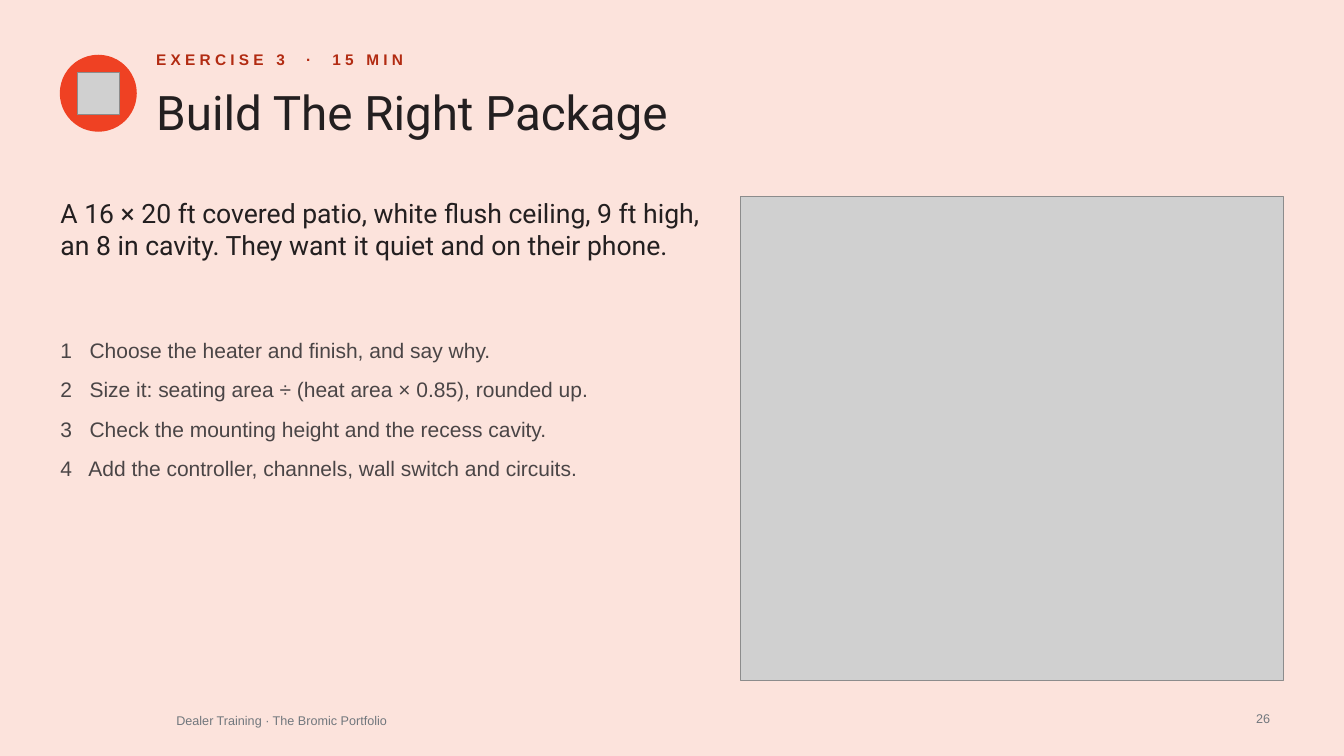
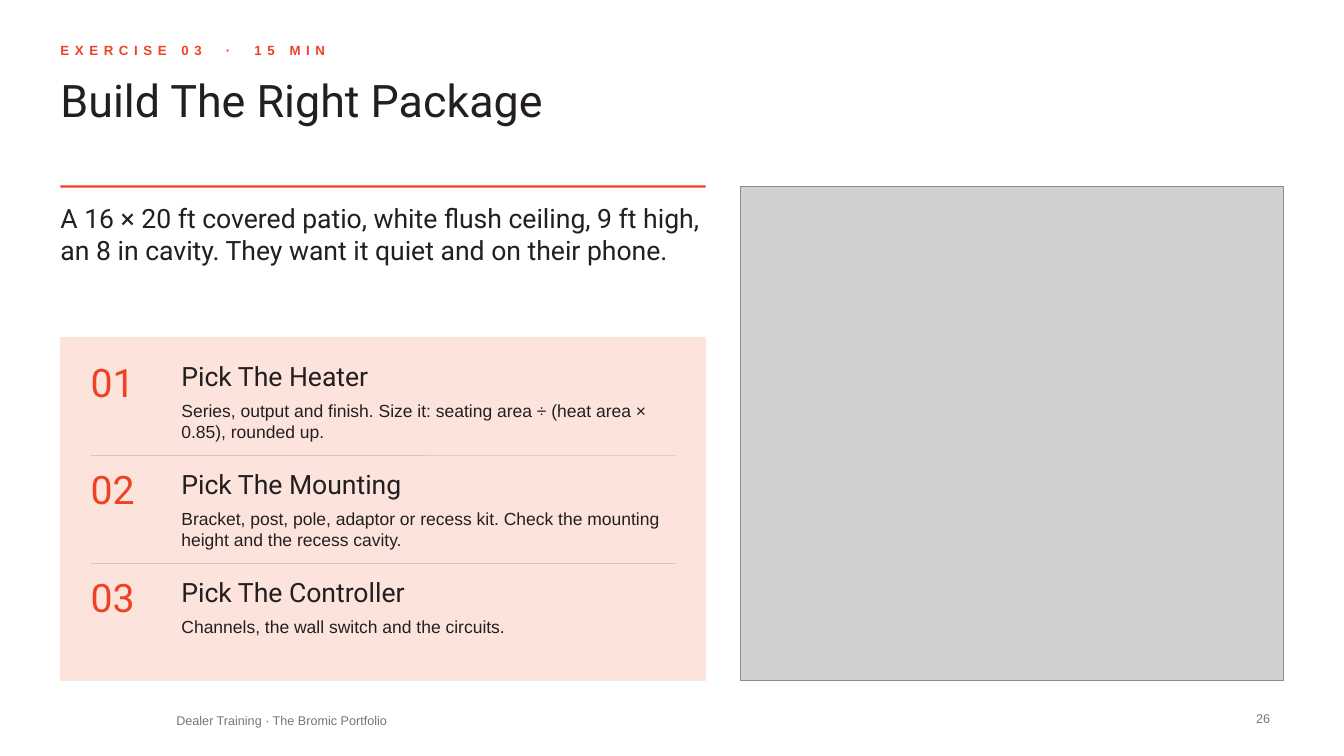
Before and after one commit to aayuvis/Bromic_Marketing, a slide deck: slide 26 of decks/training/out/Bromic-Dealer-Bromic-Portfolio.pptx. Drawn at 1344x756 pixels with LibreOffice and Linux fonts; fonts in the diff are those of the drawing; grey boxes stand for pictures; background and template pictures are left out. Boxes give left, top, right and bottom in pixels: in the first picture for what was removed or moved away, otherwise in the second. Text is boxed around its words. In the diff, an @@ line names an element or a change of style, - is before the commit and + after.

```diff
--- a/decks/training/out/Bromic-Dealer-Bromic-Portfolio.pptx
+++ b/decks/training/out/Bromic-Dealer-Bromic-Portfolio.pptx
@@ background #FCE3DC to #FFFFFF @@
@@ ellipse removed at (60, 55, 136, 131) @@
@@ text at (156, 54, 403, 65): text changed; size 11 to 9.5 pt; text colour #B22B12 to #EF4123 @@
-EXERCISE 3 · 15 MIN
+EXERCISE 03 · 15 MIN
@@ title "Build The Right Package": place and size @@
-title "Build The Right Package" at (156, 94, 667, 140)
+title "Build The Right Package" at (60, 83, 543, 127)
@@ title "Build The Right Package" at (60, 83, 543, 127): size 34 to 32 pt @@
@@ picture removed at (78, 72, 120, 114) @@
@@ text "A 16 × 20 ft ...": place and size @@
-text "A 16 × 20 ft ..." at (60, 202, 699, 261)
+text "A 16 × 20 ft ..." at (60, 207, 699, 266)
@@ line added from (60, 187) to (706, 187), #EF4123 1.5 pt @@
@@ picture: place and size @@
-picture at (741, 197, 1284, 681)
+picture at (741, 187, 1284, 681)
@@ text removed at (60, 343, 588, 479) @@
-1 Choose the heater and finish, and say why.
-2 Size it: seating area ÷ (heat area × 0.85), rounded up.
-3 Check the mounting height and the recess cavity.
-4 Add the controller, channels, wall switch and circuits.
@@ rectangle added at (60, 338, 706, 681), fill #FCE3DC, outline #FCE3DC 1 pt @@
@@ text added at (91, 368, 135, 398), 28 pt, text #EF4123 @@
+01
@@ text added at (181, 366, 368, 387), 19 pt, text #231F20 @@
+Pick The Heater
@@ text added at (181, 404, 631, 442), 12.5 pt, text #231F20 @@
+Series, output and finish. Size it: seating area ÷ (heat area × 0.85), rounded up.
@@ line added from (91, 456) to (676, 456), #E8BFB2 0.5 pt @@
@@ text added at (91, 475, 135, 505), 28 pt, text #EF4123 @@
+02
@@ text added at (181, 474, 401, 500), 19 pt, text #231F20 @@
+Pick The Mounting
@@ text added at (181, 512, 659, 550), 12.5 pt, text #231F20 @@
+Bracket, post, pole, adaptor or recess kit. Check the mounting height and the recess cavity.
@@ line added from (91, 564) to (676, 564), #E8BFB2 0.5 pt @@
@@ text added at (91, 583, 135, 613), 28 pt, text #EF4123 @@
+03
@@ text added at (181, 582, 405, 603), 19 pt, text #231F20 @@
+Pick The Controller
@@ text added at (181, 620, 505, 636), 12.5 pt, text #231F20 @@
+Channels, the wall switch and the circuits.
```
Also in this commit, not shown: 26 other slides changed, 1 slide added, 59 other files.
